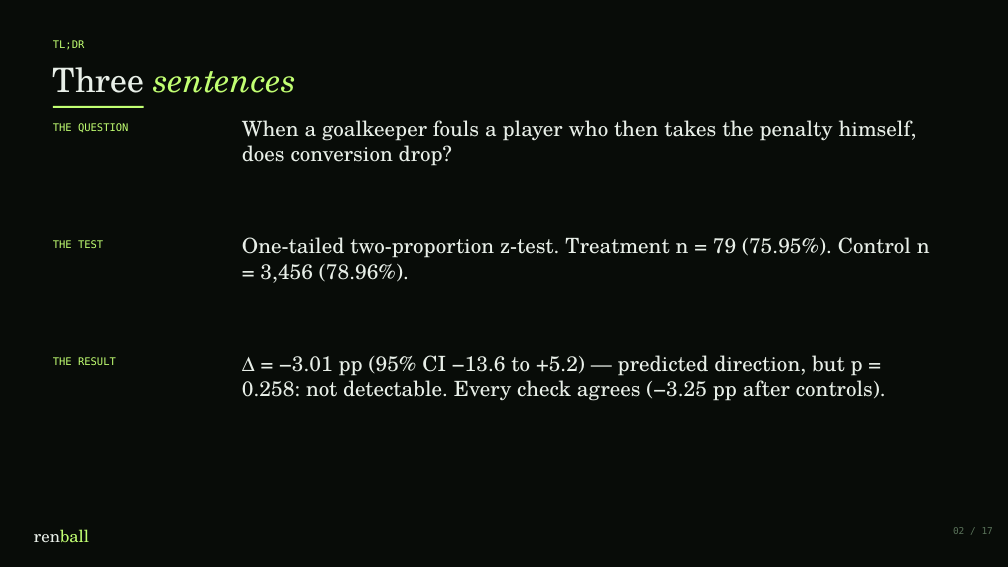
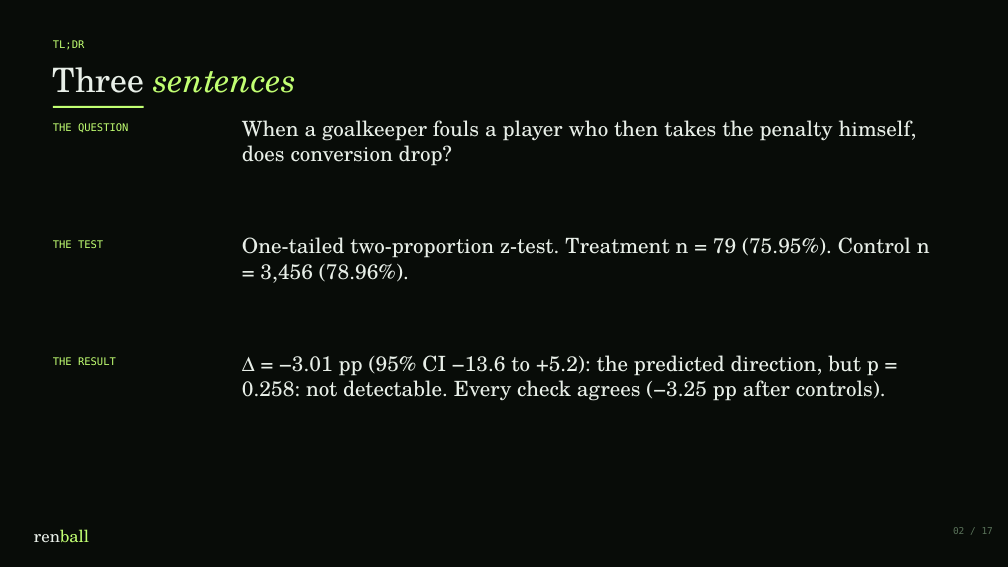
Before and after one commit to koeymenc/renball, a slide deck: slide 2 of projects/01-penalty-analysis/slides.pptx. Drawn at 1008x567 pixels with LibreOffice and Linux fonts; fonts in the diff are those of the drawing. Boxes give left, top, right and bottom in pixels: in the first picture for what was removed or moved away, otherwise in the second. Text is boxed around its words. In the diff, an @@ line names an element or a change of style, - is before the commit and + after.

```diff
--- a/projects/01-penalty-analysis/slides.pptx
+++ b/projects/01-penalty-analysis/slides.pptx
@@ text at [242, 355, 886, 401]: text changed @@
-Δ = −3.01 pp (95% CI −13.6 to +5.2) — predicted direction, but p = 0.258: not detectable. Every check agrees (−3.25 pp after controls).
+Δ = −3.01 pp (95% CI −13.6 to +5.2): the predicted direction, but p = 0.258: not detectable. Every check agrees (−3.25 pp after controls).
```
Also in this commit, not shown: 8 other slides changed, 11 other files.
